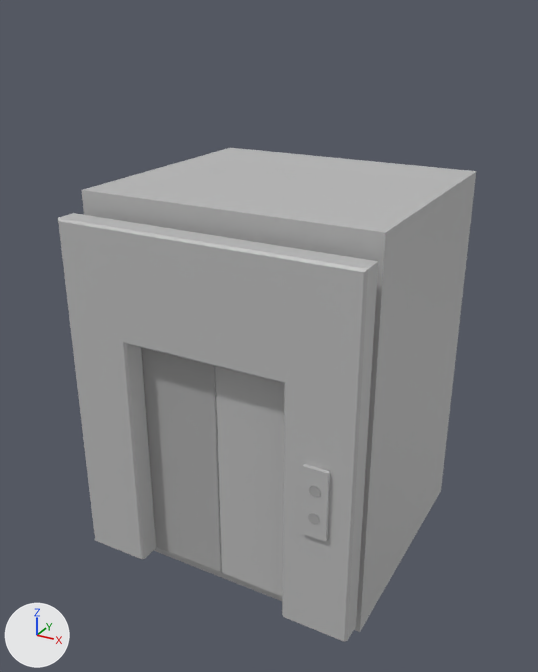
What one commit did to the FBX model Sophomore_Spring/Models/Elevator.fbx.
Both versions are drawn from a 50 mm camera at (8.61, -15.57, 13.67) aimed at (-0.12, 0.29, 5.74). Arrows for +X, +Y and +Z are at lower left; the lights stay in place. The picture after the commit comes second. Where no turn or scale is listed for an object, it has been applied to the vertices.

In view in the first picture: 'Box', 'DoorLeft', 'DoorRight', 'Frame' and 2 more.
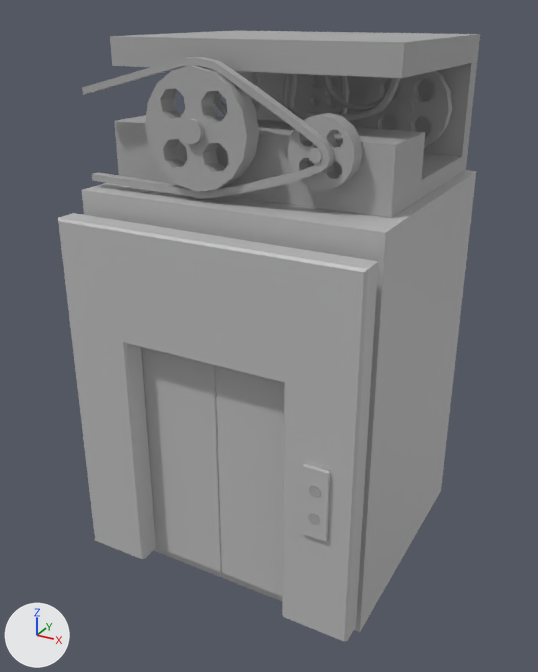
What differs and where, as boxes [x1, y1, x2, y2] in the pictures (538 x 672 px):
'Gearbox', added
    after: [110, 31, 480, 218]
'polySurface2', added
    after: [145, 66, 363, 192]
'polySurface1', added
    after: [82, 57, 334, 199]
'polySurface3', added
    after: [303, 71, 452, 148]
'pCube3', added
    after: [215, 72, 401, 122]
'pTorus2', added
    after: [322, 75, 383, 111]
'pTorus1', added
    after: [281, 73, 348, 115]

What changed in the scene script:
```text
Add me_mesh_017:
    me_mesh_017.from_pydata(...)  # 84 vertices, 78 faces; spans x -1.06..1.06, y -0.27..0.27, z -0.76..0.44
    me_mesh_017.materials.append(mat_standardsurface1)  # grey #aaaaaa
Add me_mesh_014:
    me_mesh_014.from_pydata(...)  # 282 vertices, 256 faces; spans x 0.0..4.19, y -0.33..0.25, z -1.38..0.87
    me_mesh_014.materials.append(mat_standardsurface1)  # grey #aaaaaa
Add me_mesh_016:
    me_mesh_016.from_pydata(...)  # 105 vertices, 97 faces; spans x -0.86..0.86, y -0.27..0.27, z -1.34..1.34
    me_mesh_016.materials.append(mat_standardsurface1)  # grey #aaaaaa
Add me_mesh_018:
    me_mesh_018.from_pydata(...)  # 256 vertices, 248 faces; spans x -0.12..5.78, y -0.13..0.09, z -1.62..0.15
    me_mesh_018.materials.append(mat_standardsurface1)  # grey #aaaaaa
Add me_mesh_012:
    me_mesh_012.from_pydata(...)  # 84 vertices, 82 faces; spans x -4.92..1.34, y -2.58..-2.34, z 11.77..14.72
    me_mesh_012.materials.append(mat_standardsurface1)  # grey #aaaaaa
Add me_mesh_015:
    me_mesh_015.from_pydata(...)  # 42 vertices, 37 faces; spans x -3.55..3.55, y -0.93..4.77, z -0.93..2.44
    me_mesh_015.materials.append(mat_standardsurface1)  # grey #aaaaaa
Add me_mesh_013:
    me_mesh_013.from_pydata(...)  # 340 vertices, 384 faces; spans x -3.07..1.78, y -2.87..-1.93, z 11.96..14.56
    me_mesh_013.materials.append(mat_standardsurface1)  # grey #aaaaaa
Add ob_ptorus2:
    ob_ptorus2 = bpy.data.objects.new('pTorus2', me_mesh_017)
    ob_ptorus2.location = (1.46, 1.85, 12.16)
Add ob_polysurface3:
    ob_polysurface3 = bpy.data.objects.new('polySurface3', me_mesh_014)
    ob_polysurface3.location = (-0.97, 3.75, 11.6)
Add ob_ptorus1:
    ob_ptorus1 = bpy.data.objects.new('pTorus1', me_mesh_016)
    ob_ptorus1.location = (0.0, 2.48, 11.57)
Add ob_pcube3:
    ob_pcube3 = bpy.data.objects.new('pCube3', me_mesh_018)
    ob_pcube3.location = (-3.06, 1.42, 12.61)
Add ob_polysurface1:
    ob_polysurface1 = bpy.data.objects.new('polySurface1', me_mesh_012)
    ob_polysurface1.location = (1.08, 0.73, -1.99)
Add ob_gearbox:
    ob_gearbox = bpy.data.objects.new('Gearbox', me_mesh_015)
    ob_gearbox.location = (0.0, -0.24, 10.64)
Add ob_polysurface2:
    ob_polysurface2 = bpy.data.objects.new('polySurface2', me_mesh_013)
    ob_polysurface2.location = (1.08, 0.73, -1.99)
```
